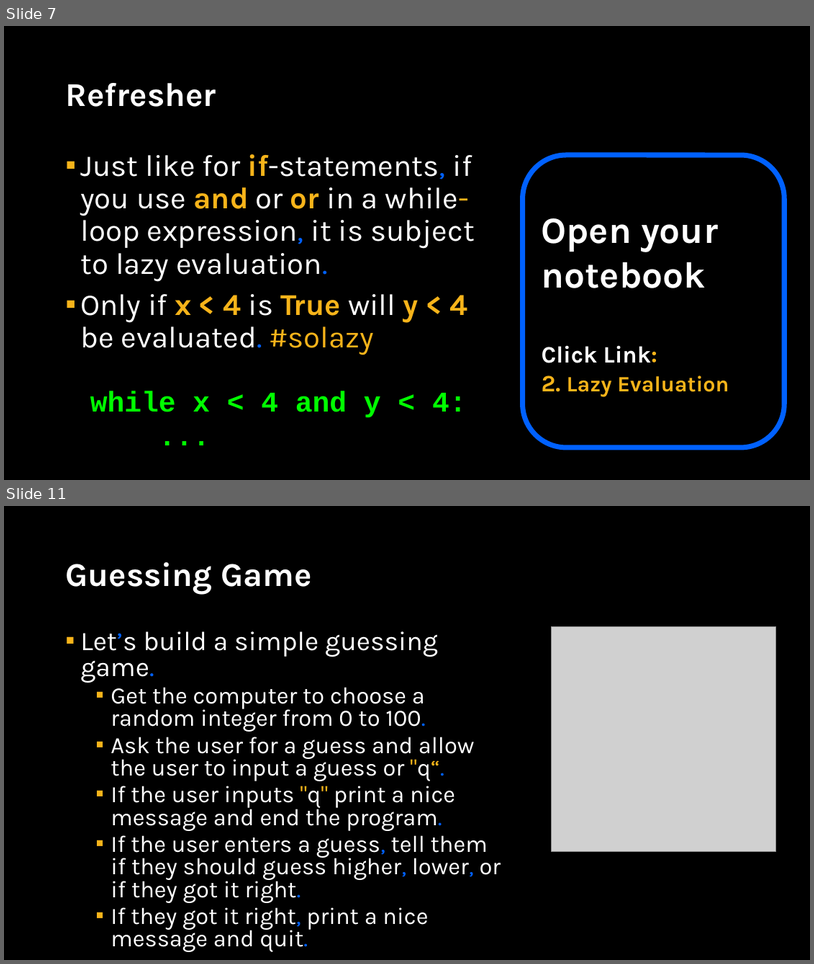
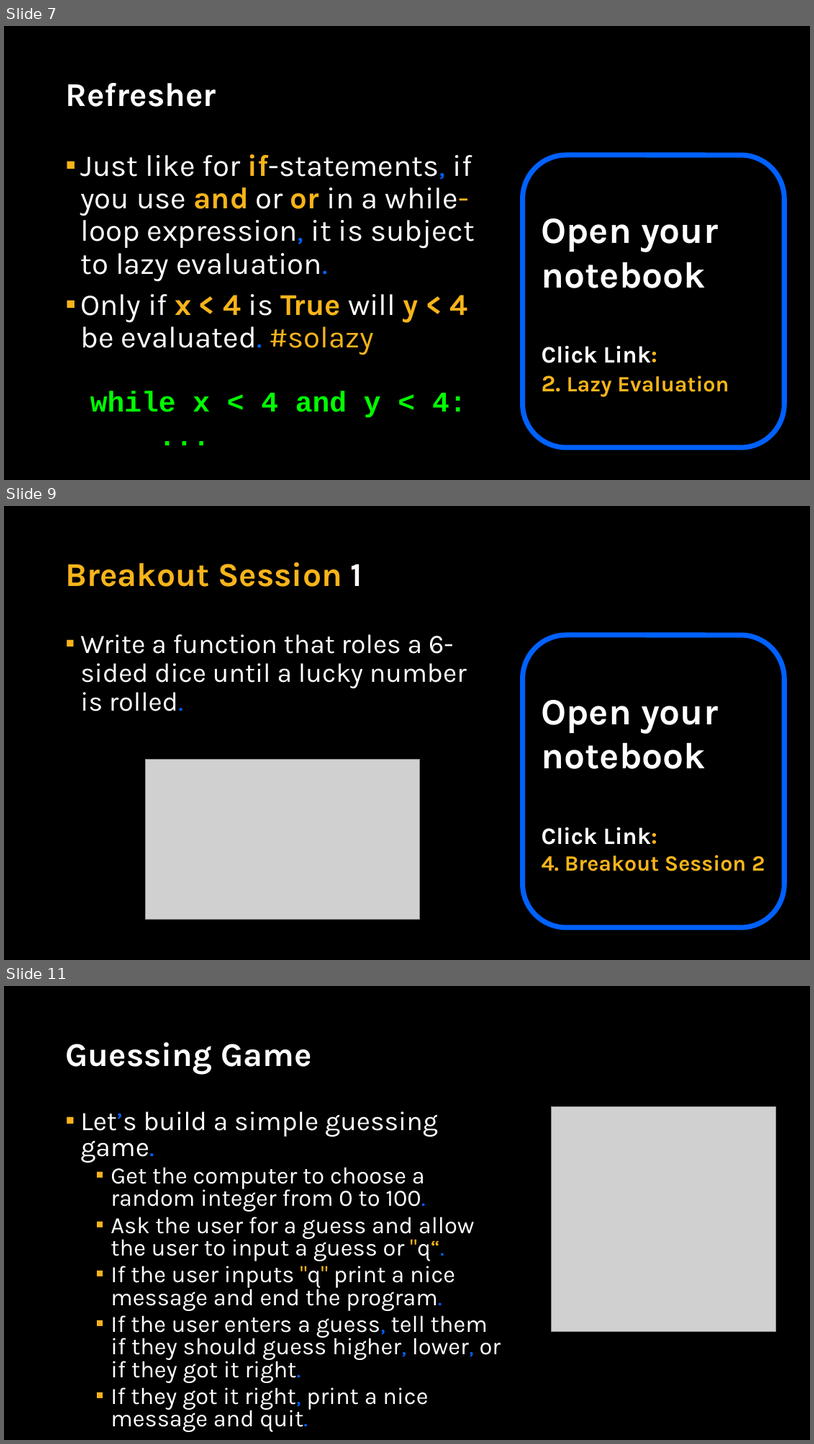
Before and after one commit to APS106/APS106-winter-2025-kinsella-goodfellow, a slide deck: lectures/week4/lecture2/slides/week4_lecture2.pptx. Shown one above the other, each under a label of ours: slides 7 and 11 before the commit, slides 7, 9 and 11 after it; the slides between them are not shown. The pictures are 814x964 and 814x1444 pixels, drawn with LibreOffice and Linux fonts; fonts in the diff are those of the drawing; grey boxes stand for pictures; background and template pictures are left out. Boxes give left, top, right and bottom in pixels: in the first picture for what was removed or moved away, otherwise in the second. Text is boxed around its words. In the diff, an @@ line names an element or a change of style, - is before the commit and + after.

```diff
--- a/lectures/week4/lecture2/slides/week4_lecture2.pptx
+++ b/lectures/week4/lecture2/slides/week4_lecture2.pptx
@@ slide 9 added at [4,506,810,960], background picture (left out) @@
@@ title added at [65,562,363,587], 39.6 pt, text #F7B41A, bold @@
+Breakout Session 1
@@ text added at [80,634,467,711], 32 pt, text #FFFFFF @@
+▪ Write a function that roles a 6-sided dice until a lucky number is rolled.
@@ rounded rectangle added at [523,635,785,927], outline #0061FF 6 pt, 26 pt, text #FFFFFF, bold @@
+Open your notebook
+Click Link:
+4. Breakout Session 2
@@ picture added at [146,759,420,919] @@
```
Also in this commit, not shown: 5 slides changed, 1 slide removed, 6 other files.
